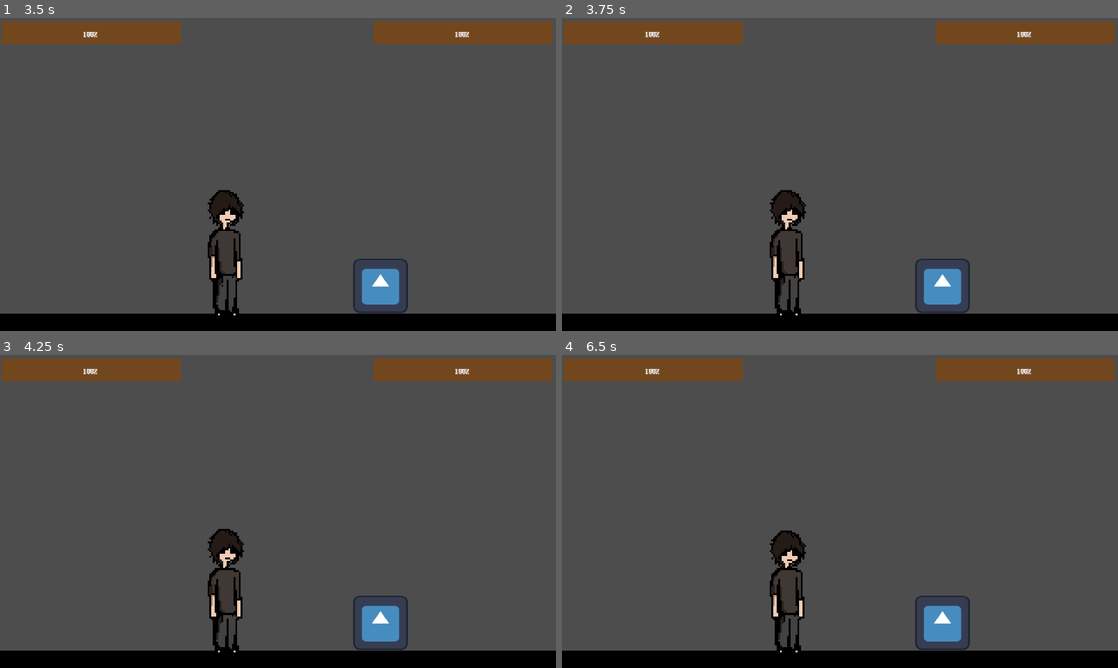
Above: before the commit, frames 1-4 (two rows, left to right).
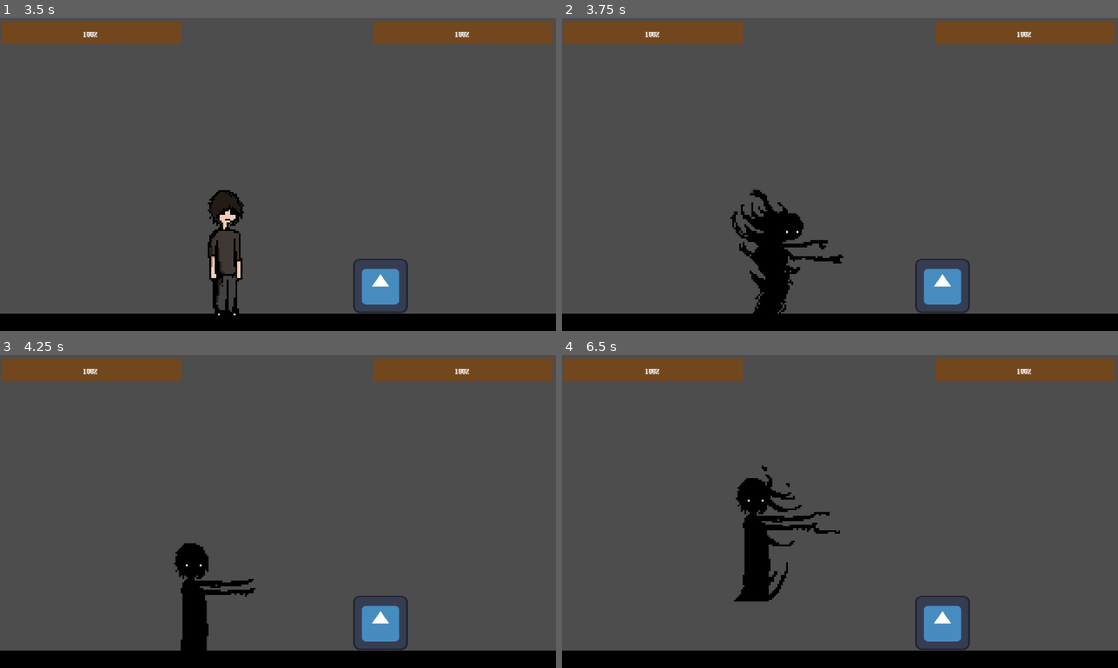
Above: after the commit, the same moments.

Repository: rcs227/Birkel-Brawlers
Game: Godot game, scene res://scenes/main_menu.tscn
The game is run twice, just before and just after one commit, with the same random seed, the same clock (stepped at 60 frames per second) and the same inputs. The engine's default icon, where the game draws it, is replaced by a stand-in: a white triangle on a blue panel in a dark square.
Inputs:
- Up to frame 1 (3.5 s): click "PLAY" at 0.5 s; click "JP" at 1.25 s; click "2" at 2 s; click "START" at 2.75 s
- Up to frame 2 (3.75 s): hold D (right) from 3.53 s (still down); hold E (light_attack) from 3.53 s (still down); tap Ctrl (crouch) at 3.6 s
- Up to frame 3 (4.25 s): keep holding D (right); keep holding E (light_attack); tap Space (jump) at 3.77, 4.07 s
- Up to frame 4 (6.5 s): release E (light_attack) at 4.28 s; tap E (light_attack) at 4.35, 6.05 s; tap Space (jump) at 4.52, 4.55, 4.82, 6.02, 6.32 s; release D (right) at 5.03 s; hold A (left) 5.03-5.78 s; hold Space (jump) 5.03-5.78 s; tap Ctrl (crouch) at 5.3 s; hold D (right) from 5.78 s (still down); tap M (M) at 5.85 s

Frame 1 is identical in both runs. In frame 2, 3.0% of the frame differs, in the area x 30-51%, y 54-96%; in frame 3, 3.3%; in frame 4, 4.1%, in the area x 30-50%, y 35-96%.

Commit message:
Reorganized directory, added attack animation and resource for JP light attack, fixed crouch state

Diff:
--- /dev/null
+++ b/characters/jp/attacks/light_attack.tres
@@ -0,0 +1,12 @@
+[gd_resource type="Resource" script_class="Attack" format=3 uid="uid://cmtyjj7teu8wk"]
+
+[ext_resource type="Script" uid="uid://dsrgbolr53xgw" path="res://scripts/attack.gd" id="1_mghbe"]
+
+[resource]
+script = ExtResource("1_mghbe")
+animation = &"light_attack"
+damage = 1.0
+knockback = Vector2(1, 0)
+stun_duration = 0.1
+hitbox_size = Vector2(10, 30)
+hitbox_offset = Vector2(6, 0)
--- /dev/null
+++ b/characters/jp/jp.gd
@@ -0,0 +1,16 @@
+class_name JP
+extends Player
+
+@export var light_attack_data:  Attack
+@export var medium_attack_data: Attack
+@export var heavy_attack_data:  Attack
+@export var light_special_data: Attack
+@export var medium_special_data: Attack
+@export var heavy_special_data: Attack
+
+func get_attack(action: String) -> Attack:
+	match action:
+		"light_attack":  return light_special_data if special_held else light_attack_data
+		"medium_attack": return medium_special_data if special_held else medium_attack_data
+		"heavy_attack":  return heavy_special_data if special_held else heavy_attack_data
+	return null
--- a/scenes/characters/jp.tscn
+++ b/characters/jp/jp.tscn
@@ -1,104 +1,105 @@
 [gd_scene format=3 uid="uid://dpn8w8cfts0so"]
 
-[ext_resource type="Script" uid="uid://dag1scwrrpwpm" path="res://scripts/player/player.gd" id="1_rtdo2"]
-[ext_resource type="Texture2D" uid="uid://p2pm8oyt21lo" path="res://sprites/jp_shadow.png" id="2_rhx5l"]
-[ext_resource type="Texture2D" uid="uid://45l7sbbr4pnk" path="res://sprites/jp_crouch.png" id="3_2k1us"]
-[ext_resource type="Texture2D" uid="uid://lsgld8yayhbj" path="res://sprites/jp_idle.png" id="4_xhysh"]
-[ext_resource type="Texture2D" uid="uid://b7hi8yirtlfnh" path="res://sprites/jp_shadow_light_attack.png" id="5_mbd8x"]
-[ext_resource type="Texture2D" uid="uid://cmy6o2835akwx" path="res://sprites/jp_shadow_medium_attack.png" id="6_4upre"]
-[ext_resource type="Script" uid="uid://bewnpuayg7c65" path="res://scripts/player/state_machine.gd" id="7_nvncu"]
-[ext_resource type="Script" uid="uid://kfxfdpxy4muh" path="res://scripts/player/states/idle_state.gd" id="8_slpf5"]
-[ext_resource type="Script" uid="uid://w2w0s7v86jh4" path="res://scripts/player/states/walk_state.gd" id="9_p13as"]
-[ext_resource type="Script" uid="uid://cqwqubgkmfh58" path="res://scripts/player/states/attack_state.gd" id="10_y4m2j"]
-[ext_resource type="Script" uid="uid://45ekjxna8ejp" path="res://scripts/player/states/block_state.gd" id="11_5o8y8"]
-[ext_resource type="Script" uid="uid://b4yoke10a24wp" path="res://scripts/player/states/fall_state.gd" id="12_w3ti0"]
-[ext_resource type="Script" uid="uid://dasi0wqpu3rx5" path="res://scripts/player/states/stun_state.gd" id="13_2xixi"]
-[ext_resource type="Script" uid="uid://q3nurp1k1vi" path="res://scripts/player/states/jump_state.gd" id="14_qr0ha"]
-[ext_resource type="Script" uid="uid://cywlcivnbd2d" path="res://scripts/player/states/crouch_state.gd" id="15_h70ow"]
-[ext_resource type="Script" uid="uid://c7gw3f1dmo8pf" path="res://scripts/player/states/dead_state.gd" id="16_4cx3d"]
+[ext_resource type="Script" uid="uid://cxpgkoay126ka" path="res://characters/jp/jp.gd" id="1_vflki"]
+[ext_resource type="Resource" uid="uid://cmtyjj7teu8wk" path="res://characters/jp/attacks/light_attack.tres" id="2_0ii53"]
+[ext_resource type="Texture2D" uid="uid://p2pm8oyt21lo" path="res://sprites/jp/jp_shadow.png" id="2_vflki"]
+[ext_resource type="Texture2D" uid="uid://45l7sbbr4pnk" path="res://sprites/jp/jp_crouch.png" id="3_0ii53"]
+[ext_resource type="Texture2D" uid="uid://lsgld8yayhbj" path="res://sprites/jp/jp_idle.png" id="4_8hlw2"]
+[ext_resource type="Texture2D" uid="uid://b7hi8yirtlfnh" path="res://sprites/jp/jp_shadow_light_attack.png" id="5_mi45g"]
+[ext_resource type="Texture2D" uid="uid://cmy6o2835akwx" path="res://sprites/jp/jp_shadow_medium_attack.png" id="6_h4wjq"]
+[ext_resource type="Script" uid="uid://bewnpuayg7c65" path="res://scripts/player/state_machine.gd" id="7_h5w7u"]
+[ext_resource type="Script" uid="uid://kfxfdpxy4muh" path="res://scripts/player/states/idle_state.gd" id="8_fy61o"]
+[ext_resource type="Script" uid="uid://w2w0s7v86jh4" path="res://scripts/player/states/walk_state.gd" id="9_qwne8"]
+[ext_resource type="Script" uid="uid://cqwqubgkmfh58" path="res://scripts/player/states/attack_state.gd" id="10_v3aiu"]
+[ext_resource type="Script" uid="uid://45ekjxna8ejp" path="res://scripts/player/states/block_state.gd" id="11_7d0xu"]
+[ext_resource type="Script" uid="uid://b4yoke10a24wp" path="res://scripts/player/states/fall_state.gd" id="12_4cwt5"]
+[ext_resource type="Script" uid="uid://dasi0wqpu3rx5" path="res://scripts/player/states/stun_state.gd" id="13_u6jbq"]
+[ext_resource type="Script" uid="uid://q3nurp1k1vi" path="res://scripts/player/states/jump_state.gd" id="14_3y1rc"]
+[ext_resource type="Script" uid="uid://cywlcivnbd2d" path="res://scripts/player/states/crouch_state.gd" id="15_1518n"]
+[ext_resource type="Script" uid="uid://c7gw3f1dmo8pf" path="res://scripts/player/states/dead_state.gd" id="16_gov72"]
 
 [sub_resource type="AtlasTexture" id="AtlasTexture_4k224"]
-atlas = ExtResource("2_rhx5l")
+atlas = ExtResource("2_vflki")
 region = Rect2(0, 0, 22, 66)
 
 [sub_resource type="AtlasTexture" id="AtlasTexture_yuwmx"]
-atlas = ExtResource("3_2k1us")
+atlas = ExtResource("3_0ii53")
 region = Rect2(0, 0, 67, 72)
 
 [sub_resource type="AtlasTexture" id="AtlasTexture_qfrnv"]
-atlas = ExtResource("3_2k1us")
+atlas = ExtResource("3_0ii53")
 region = Rect2(67, 0, 67, 72)
 
 [sub_resource type="AtlasTexture" id="AtlasTexture_jph63"]
-atlas = ExtResource("3_2k1us")
+atlas = ExtResource("3_0ii53")
 region = Rect2(134, 0, 67, 72)
 
 [sub_resource type="AtlasTexture" id="AtlasTexture_sfd5a"]
-atlas = ExtResource("4_xhysh")
+atlas = ExtResource("4_8hlw2")
 region = Rect2(0, 0, 29, 74)
 
 [sub_resource type="AtlasTexture" id="AtlasTexture_j174a"]
-atlas = ExtResource("4_xhysh")
+atlas = ExtResource("4_8hlw2")
 region = Rect2(29, 0, 29, 74)
 
 [sub_resource type="AtlasTexture" id="AtlasTexture_u10nd"]
-atlas = ExtResource("4_xhysh")
+atlas = ExtResource("4_8hlw2")
 region = Rect2(58, 0, 29, 74)
 
 [sub_resource type="AtlasTexture" id="AtlasTexture_nr3pk"]
-atlas = ExtResource("4_xhysh")
+atlas = ExtResource("4_8hlw2")
 region = Rect2(87, 0, 29, 74)
 
 [sub_resource type="AtlasTexture" id="AtlasTexture_2utmg"]
-atlas = ExtResource("4_xhysh")
+atlas = ExtResource("4_8hlw2")
 region = Rect2(116, 0, 29, 74)
 
 [sub_resource type="AtlasTexture" id="AtlasTexture_0v5ke"]
-atlas = ExtResource("5_mbd8x")
+atlas = ExtResource("5_mi45g")
 region = Rect2(0, 0, 80, 84)
 
 [sub_resource type="AtlasTexture" id="AtlasTexture_nucey"]
-atlas = ExtResource("5_mbd8x")
+atlas = ExtResource("5_mi45g")
 region = Rect2(80, 0, 80, 84)
 
 [sub_resource type="AtlasTexture" id="AtlasTexture_ei0xq"]
-atlas = ExtResource("5_mbd8x")
+atlas = ExtResource("5_mi45g")
 region = Rect2(160, 0, 80, 84)
 
 [sub_resource type="AtlasTexture" id="AtlasTexture_d2m7x"]
-atlas = ExtResource("5_mbd8x")
+atlas = ExtResource("5_mi45g")
 region = Rect2(240, 0, 80, 84)
 
 [sub_resource type="AtlasTexture" id="AtlasTexture_vwyf3"]
-atlas = ExtResource("5_mbd8x")
+atlas = ExtResource("5_mi45g")
 region = Rect2(320, 0, 80, 84)
 
 [sub_resource type="AtlasTexture" id="AtlasTexture_vyd52"]
-atlas = ExtResource("6_4upre")
+atlas = ExtResource("6_h4wjq")
 region = Rect2(0, 0, 150, 150)
 
 [sub_resource type="AtlasTexture" id="AtlasTexture_f6w2d"]
-atlas = ExtResource("6_4upre")
+atlas = ExtResource("6_h4wjq")
 region = Rect2(150, 0, 150, 150)
 
 [sub_resource type="AtlasTexture" id="AtlasTexture_bimso"]
-atlas = ExtResource("6_4upre")
+atlas = ExtResource("6_h4wjq")
 region = Rect2(300, 0, 150, 150)
 
 [sub_resource type="AtlasTexture" id="AtlasTexture_4lqjt"]
-atlas = ExtResource("6_4upre")
+atlas = ExtResource("6_h4wjq")
 region = Rect2(450, 0, 150, 150)
 
 [sub_resource type="AtlasTexture" id="AtlasTexture_0euut"]
-atlas = ExtResource("6_4upre")
+atlas = ExtResource("6_h4wjq")
 region = Rect2(600, 0, 150, 150)
 
 [sub_resource type="AtlasTexture" id="AtlasTexture_gqum3"]
-atlas = ExtResource("6_4upre")
+atlas = ExtResource("6_h4wjq")
 region = Rect2(750, 0, 150, 150)
 
 [sub_resource type="AtlasTexture" id="AtlasTexture_plgq0"]
-atlas = ExtResource("6_4upre")
+atlas = ExtResource("6_h4wjq")
 region = Rect2(900, 0, 150, 150)
 
 [sub_resource type="SpriteFrames" id="SpriteFrames_70irc"]
@@ -142,7 +143,7 @@
 "texture": SubResource("AtlasTexture_2utmg")
 }],
 "loop": true,
-"name": &"default",
+"name": &"idle",
 "speed": 6.0
 }, {
 "frames": [{
@@ -202,44 +203,45 @@
 
 [node name="jp" type="CharacterBody2D" unique_id=1985438771]
 collision_layer = 2
-script = ExtResource("1_rtdo2")
+script = ExtResource("1_vflki")
+light_attack_data = ExtResource("2_0ii53")
 
 [node name="AnimatedSprite2D" type="AnimatedSprite2D" parent="." unique_id=66600063]
 position = Vector2(0, 1)
 scale = Vector2(1, 1.030303)
 sprite_frames = SubResource("SpriteFrames_70irc")
-animation = &"medium_special"
+animation = &"crouch"
 
 [node name="CollisionShape2D" type="CollisionShape2D" parent="." unique_id=1768447400]
 position = Vector2(0, -1)
 shape = SubResource("RectangleShape2D_hr5o0")
 
 [node name="StateMachine" type="Node" parent="." unique_id=776769573]
-script = ExtResource("7_nvncu")
+script = ExtResource("7_h5w7u")
 
 [node name="Idle" type="Node" parent="StateMachine" unique_id=782065869]
-script = ExtResource("8_slpf5")
+script = ExtResource("8_fy61o")
 
 [node name="Walk" type="Node" parent="StateMachine" unique_id=1518608991]
-script = ExtResource("9_p13as")
+script = ExtResource("9_qwne8")
 
 [node name="Attack" type="Node" parent="StateMachine" unique_id=306541195]
-script = ExtResource("10_y4m2j")
+script = ExtResource("10_v3aiu")
 
 [node name="Block" type="Node" parent="StateMachine" unique_id=2049410459]
-script = ExtResource("11_5o8y8")
+script = ExtResource("11_7d0xu")
 
 [node name="Fall" type="Node" parent="StateMachine" unique_id=1416490323]
-script = ExtResource("12_w3ti0")
+script = ExtResource("12_4cwt5")
 
 [node name="Stun" type="Node" parent="StateMachine" unique_id=1962491171]
-script = ExtResource("13_2xixi")
+script = ExtResource("13_u6jbq")
 
 [node name="Jump" type="Node" parent="StateMachine" unique_id=784937470]
-script = ExtResource("14_qr0ha")
+script = ExtResource("14_3y1rc")
 
 [node name="Crouch" type="Node" parent="StateMachine" unique_id=971353559]
-script = ExtResource("15_h70ow")
+script = ExtResource("15_1518n")
 
 [node name="Dead" type="Node" parent="StateMachine" unique_id=1905371277]
-script = ExtResource("16_4cx3d")
+script = ExtResource("16_gov72")
--- a/scenes/char_test.tscn
+++ b/scenes/char_test.tscn
@@ -4,7 +4,7 @@
 [ext_resource type="PackedScene" uid="uid://ckcua3is255on" path="res://scenes/health_bar.tscn" id="2_jrcg6"]
 [ext_resource type="FontFile" uid="uid://bjen5u8jmjvqf" path="res://Ithaca-LVB75.ttf" id="3_7lokh"]
 [ext_resource type="PackedScene" uid="uid://xmwhydyy0d22" path="res://scenes/characters/character.tscn" id="3_wnv5a"]
-[ext_resource type="PackedScene" uid="uid://dpn8w8cfts0so" path="res://scenes/characters/jp.tscn" id="5_7lokh"]
+[ext_resource type="PackedScene" uid="uid://dpn8w8cfts0so" path="res://characters/jp/jp.tscn" id="5_7lokh"]
 
 [sub_resource type="RectangleShape2D" id="ground_shape"]
 size = Vector2(320, 10)
--- a/scenes/character_select.tscn
+++ b/scenes/character_select.tscn
@@ -2,7 +2,7 @@
 
 [ext_resource type="Script" uid="uid://dtp6xfjgwttr2" path="res://scripts/character_select.gd" id="1_cs"]
 [ext_resource type="Texture2D" uid="uid://d0hbkqf33njwb" path="res://icon.svg" id="2_icon"]
-[ext_resource type="Texture2D" uid="uid://lsgld8yayhbj" path="res://sprites/jp_idle.png" id="3_jp"]
+[ext_resource type="Texture2D" uid="uid://lsgld8yayhbj" path="res://sprites/jp/jp_idle.png" id="3_jp"]
 [ext_resource type="Theme" path="res://resources/character_selection_theme.tres" id="4_theme"]
 
 [sub_resource type="AtlasTexture" id="AT_jp0"]
--- a/scripts/characters/jp.gd
+++ /dev/null
@@ -1,5 +0,0 @@
-extends Player
-func medium_special():
-	safe_play("medium_special")
-func light_attack():
-	safe_play("light_attack")
--- a/scripts/player/player.gd
+++ b/scripts/player/player.gd
@@ -98,7 +98,7 @@
 	if state_machine.current_state == state_machine.get_node("Dead"):
 		queue_free()
 	else:
-		safe_play("idle")
+		state_machine.transition_to("Idle")
 
 # ---- Attacks -----
 func grab():
--- a/scripts/player/states/attack_state.gd
+++ b/scripts/player/states/attack_state.gd
@@ -2,10 +2,10 @@
 extends State
 
 # Set this before transitioning so enter() knows which attack to play
-var queued_attack := ""
+var current_attack: Attack
 
 func enter() -> void:
-	player.safe_play(queued_attack)
+	player.safe_play(current_attack.animation)
 
 func physics_process(delta: float) -> String:
 	# Locked out of everything — just apply gravity if airborne
--- a/scripts/player/states/crouch_state.gd
+++ b/scripts/player/states/crouch_state.gd
@@ -1,2 +1,26 @@
 class_name CrouchState
 extends State
+
+func enter() -> void:
+	player.safe_play("crouch")
+
+func physics_process(delta: float) -> String:
+	player.apply_friction(delta)
+	player.apply_gravity(delta)
+	player.move_and_slide()
+	if not player.is_on_floor():
+		return "Fall"
+	return ""
+
+func input(event: InputEvent) -> String:
+	if event.is_action_pressed("jump"):
+		return "Jump"
+	return ""
+
+func process(_delta: float) -> String:
+	# Stop crouching if stick is released or moved horizontally
+	if player.get_stick_y() < player.CROUCH_THRESHOLD:
+		return "Idle"
+	if player.get_stick_x() != 0.0:
+		return "Walk"
+	return ""
--- a/scripts/player/states/fall_state.gd
+++ b/scripts/player/states/fall_state.gd
@@ -17,8 +17,17 @@
 	if event.is_action_pressed("jump") and player.has_flip:
 		player.has_flip = false
 		return "Jump"
-	if event.is_action_pressed("light_attack") or \
-	   event.is_action_pressed("medium_attack") or \
-	   event.is_action_pressed("heavy_attack"):
+	if event.is_action_pressed("light_attack"):
+		_queue_attack("light_attack")
+		return "Attack"
+	if event.is_action_pressed("medium_attack"):
+		_queue_attack("medium_attack")
+		return "Attack"
+	if event.is_action_pressed("heavy_attack"):
+		_queue_attack("heavy_attack")
 		return "Attack"
 	return ""
+
+func _queue_attack(action: String) -> void:
+	var attack_state := player.state_machine.get_node("Attack") as AttackState
+	attack_state.current_attack = player.get_attack(action)
--- a/scripts/player/states/idle_state.gd
+++ b/scripts/player/states/idle_state.gd
@@ -2,7 +2,7 @@
 extends State
 
 func enter() -> void:
-	player.safe_play("default")
+	player.safe_play("idle")
 
 func physics_process(delta: float) -> String:
 	player.apply_friction(delta)
@@ -17,11 +17,24 @@
 func input(event: InputEvent) -> String:
 	if event.is_action_pressed("jump"):
 		return "Jump"
-	if event.is_action_pressed("light_attack") or event.is_action_pressed("medium_attack") or event.is_action_pressed("heavy_attack"):
+	if event.is_action_pressed("light_attack"):
+		_queue_attack("light_attack")
+		return "Attack"
+	if event.is_action_pressed("medium_attack"):
+		_queue_attack("medium_attack")
+		return "Attack"
+	if event.is_action_pressed("heavy_attack"):
+		_queue_attack("heavy_attack")
 		return "Attack"
 	return ""
+
+func _queue_attack(action: String) -> void:
+	var attack_state := player.state_machine.get_node("Attack") as AttackState
+	attack_state.current_attack = player.get_attack(action)
 
 func process(_delta: float) -> String:
 	if player.get_stick_x() != 0.0:
 		return "Walk"
+	if player.get_stick_y() > player.CROUCH_THRESHOLD and player.is_on_floor():
+		return "Crouch"
 	return ""
--- a/scripts/player/states/jump_state.gd
+++ b/scripts/player/states/jump_state.gd
@@ -18,8 +18,17 @@
 	if event.is_action_pressed("jump") and player.has_flip:
 		player.velocity.y = player.jump_force
 		player.has_flip = false
-	if event.is_action_pressed("light_attack") or \
-	   event.is_action_pressed("medium_attack") or \
-	   event.is_action_pressed("heavy_attack"):
+	if event.is_action_pressed("light_attack"):
+		_queue_attack("light_attack")
+		return "Attack"
+	if event.is_action_pressed("medium_attack"):
+		_queue_attack("medium_attack")
+		return "Attack"
+	if event.is_action_pressed("heavy_attack"):
+		_queue_attack("heavy_attack")
 		return "Attack"
 	return ""
+
+func _queue_attack(action: String) -> void:
+	var attack_state := player.state_machine.get_node("Attack") as AttackState
+	attack_state.current_attack = player.get_attack(action)
--- a/scripts/player/states/walk_state.gd
+++ b/scripts/player/states/walk_state.gd
@@ -17,9 +17,20 @@
 func input(event: InputEvent) -> String:
 	if event.is_action_pressed("jump"):
 		return "Jump"
-	if event.is_action_pressed("light_attack") or event.is_action_pressed("medium_attack") or event.is_action_pressed("heavy_attack"):
+	if event.is_action_pressed("light_attack"):
+		_queue_attack("light_attack")
+		return "Attack"
+	if event.is_action_pressed("medium_attack"):
+		_queue_attack("medium_attack")
+		return "Attack"
+	if event.is_action_pressed("heavy_attack"):
+		_queue_attack("heavy_attack")
 		return "Attack"
 	return ""
+
+func _queue_attack(action: String) -> void:
+	var attack_state := player.state_machine.get_node("Attack") as AttackState
+	attack_state.current_attack = player.get_attack(action)
 
 func process(_delta: float) -> String:
 	if player.get_stick_x() == 0.0:
Renamed: scripts/characters/jp.gd.uid -> characters/jp/jp.gd.uid
Renamed: scripts/attacks/attack.gd -> scripts/attack.gd
Renamed: scripts/attacks/attack.gd.uid -> scripts/attack.gd.uid
Renamed: sprites/jp_crouch.png -> sprites/jp/jp_crouch.png
Not shown, changed: sprites/jp/jp_crouch.png.import
Renamed: sprites/jp_idle.png -> sprites/jp/jp_idle.png
Not shown, changed: sprites/jp/jp_idle.png.import
Renamed: sprites/jp_shadow.png -> sprites/jp/jp_shadow.png
Not shown, changed: sprites/jp/jp_shadow.png.import
Renamed: sprites/jp_shadow_light_attack.png -> sprites/jp/jp_shadow_light_attack.png
Not shown, changed: sprites/jp/jp_shadow_light_attack.png.import
Renamed: sprites/jp_shadow_medium_attack.png -> sprites/jp/jp_shadow_medium_attack.png
(and 1 more such lines)
